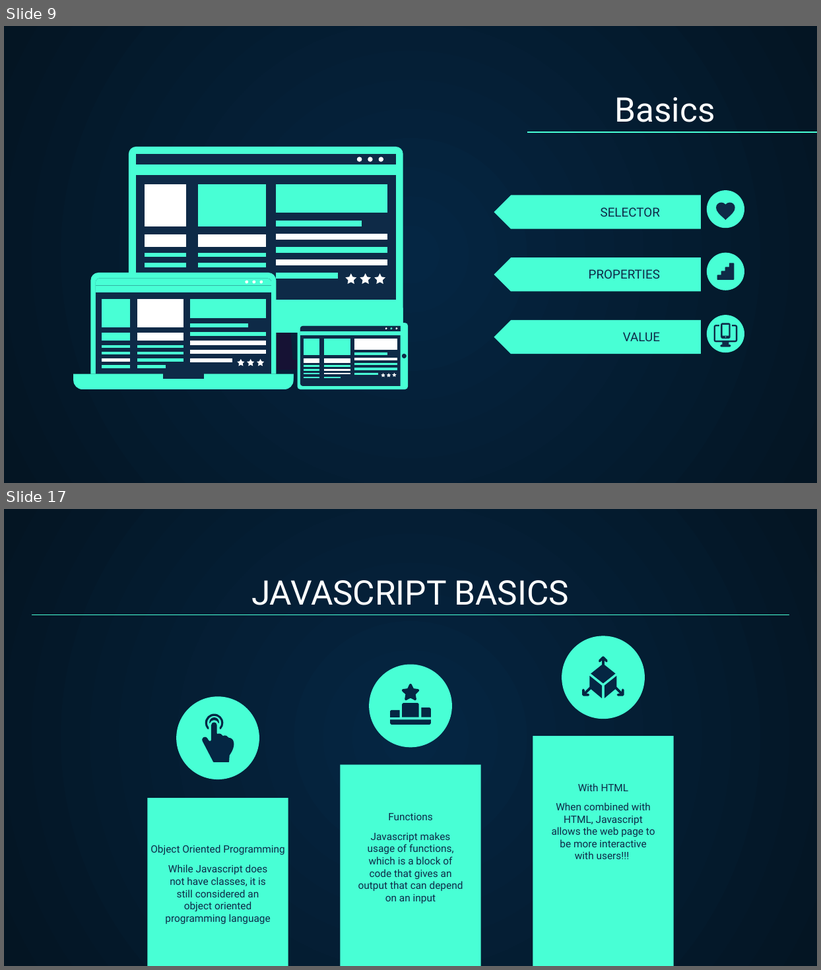
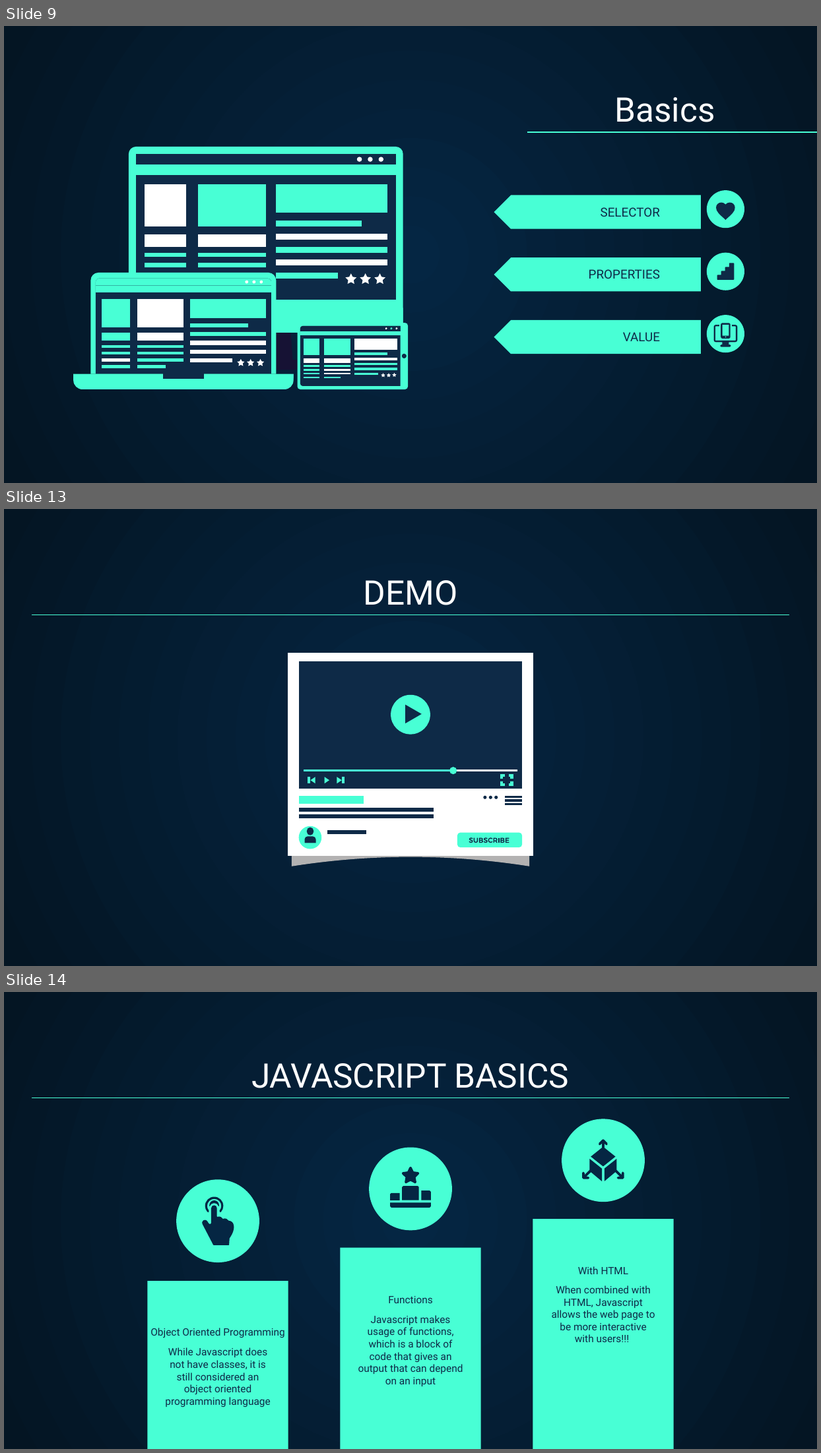
Before and after one commit to jarsnow/bugSmashers, a slide deck: bugsmashers_2024-2025/Web Development/Web Development.pptx. Shown one above the other, each under a label of ours: slides 9 and 17 before the commit, slides 9, 13 and 14 after it; the slides between them are not shown. The pictures are 821x970 and 821x1453 pixels, drawn with LibreOffice and Linux fonts; fonts in the diff are those of the drawing. Boxes give left, top, right and bottom in pixels: in the first picture for what was removed or moved away, otherwise in the second. Text is boxed around its words. In the diff, an @@ line names an element or a change of style, - is before the commit and + after.

```diff
--- a/bugsmashers_2024-2025/Web Development/Web Development.pptx
+++ b/bugsmashers_2024-2025/Web Development/Web Development.pptx
@@ slide 13 added at bbox=[4, 509, 817, 966], background gradient #052643 to #041523 @@
@@ title added at bbox=[364, 580, 458, 605], 30 pt, text #FFFFFF @@
+DEMO
@@ line added from (32, 615) to (789, 615), #48FFD5 0.75 pt @@
@@ group added at bbox=[288, 653, 534, 867]: 40 freeform shapes @@
@@ what was slide 17 is now slide 14 @@
```
Also in this commit, not shown: 4 slides changed, 7 other slides added, 14 slides removed.
